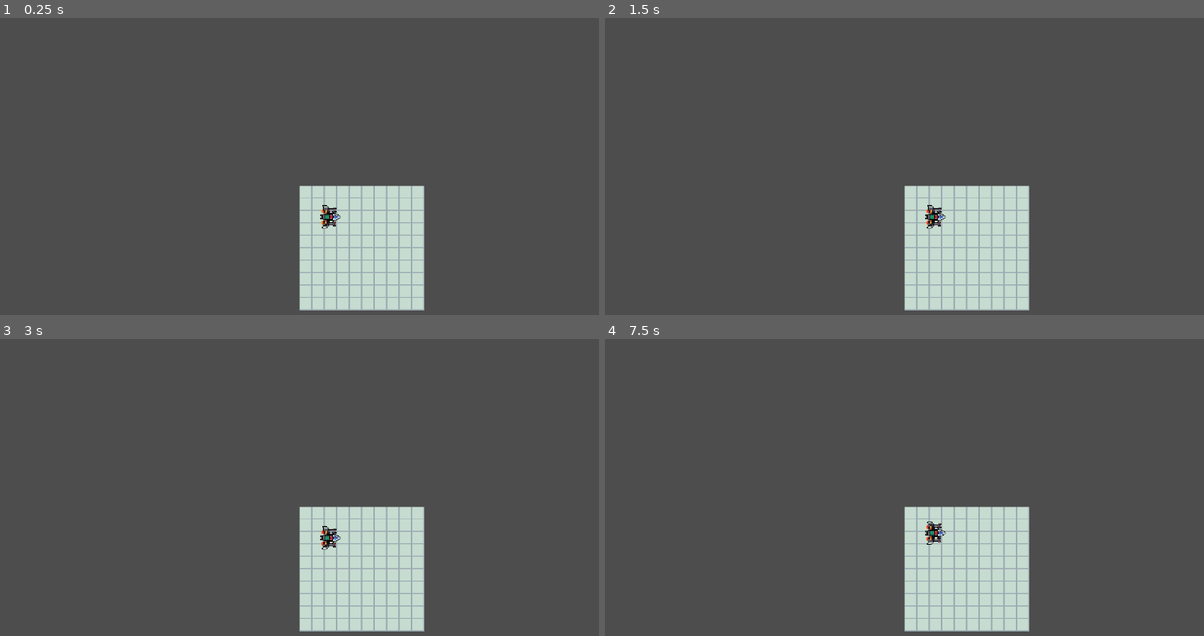
Above: before the commit, frames 1-4 (two rows, left to right).
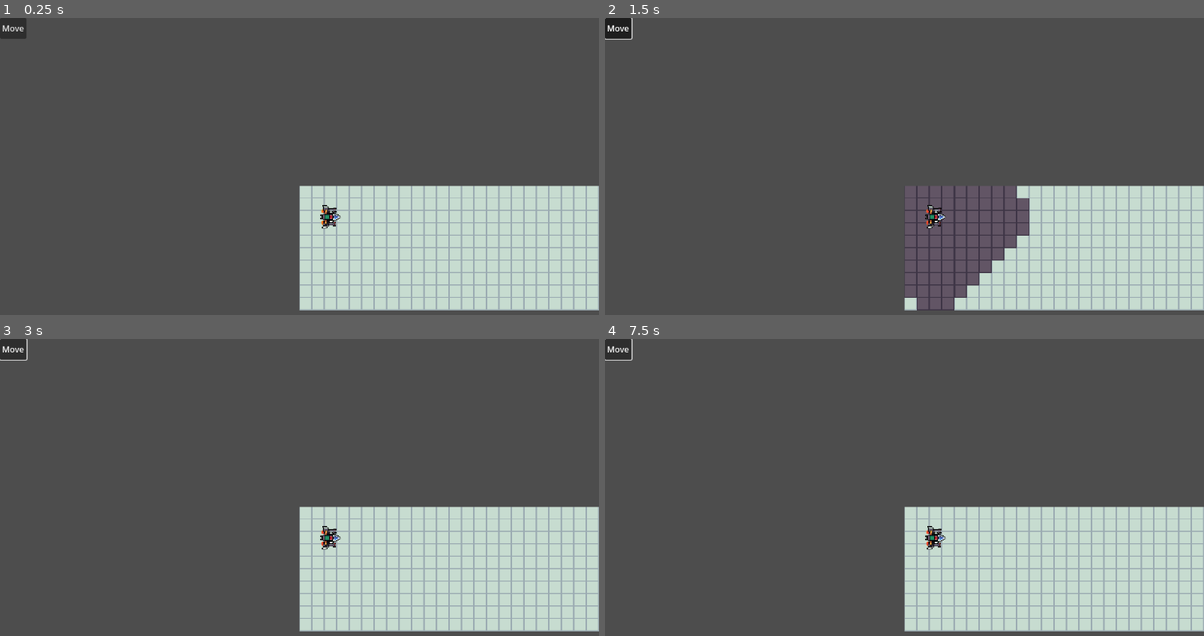
Above: after the commit, the same moments.

Repository: LucasLillo03/Starfighter-Godot
Game: Godot game, scene res://Scenes/GameEngine.tscn
The game is run twice, just before and just after one commit, with the same random seed, the same clock (stepped at 60 frames per second) and the same inputs. Before the commit the project starts from res://Scenes/GameBoard.tscn.
Inputs (mouse positions are in pixels of both pictures, inside the frame that each line leads up to):
- Up to frame 1 (0.25 s): no input
- Up to frame 2 (1.5 s): click (616, 26) at 0.5 s, where only the run after the commit has a clickable "Move"; click (616, 26) at 1.25 s, where only the run after the commit has a clickable "Move"
- Up to frame 3 (3 s): click (11, 347) at 2 s, where only the run after the commit has a clickable "Move"; tap Enter at 2.75 s; move the mouse to (431, 490) at 2.77 s; click (431, 490) at 2.92 s
- Up to frame 4 (7.5 s): tap Space at 3.5, 5, 6.5 s; move the mouse to (784, 523) at 3.52 s; click (784, 523) at 3.67 s; tap Enter at 4.25, 5.75 s; move the mouse to (964, 434) at 4.27 s; click (964, 434) at 4.42 s; move the mouse to (874, 573) at 5.02 s; click (874, 573) at 5.17 s; move the mouse to (1084, 558) at 5.77 s; click (1084, 558) at 5.92 s; move the mouse to (724, 457) at 6.52 s; click (724, 457) at 6.67 s; move the mouse to (934, 508) at 7.27 s; click (934, 508) at 7.42 s

The runs differ from the first frame. In frame 1, 13% of the frame differs, in the area x 0-100%, y 0-99%; in frame 2, 19%; in frame 3, 13%; in frame 4, 13%.

Commit message:
move system upgrade with a button tostart the movement

Diff:
--- a/Scenes/GameBoard.tscn
+++ b/Scenes/GameEngine.tscn
@@ -1,11 +1,11 @@
-[gd_scene load_steps=7 format=3 uid="uid://c3wba2k85wxmk"]
+[gd_scene load_steps=7 format=3 uid="uid://c0k75fsb8ypwc"]
 
-[ext_resource type="Script" uid="uid://bdgq32aphvk5u" path="res://Scripts/Model/Board/GameBoard.gd" id="1_7oe7p"]
-[ext_resource type="PackedScene" uid="uid://c07vjnnedm1ax" path="res://Scenes/Starfighter.tscn" id="2_qkiwi"]
-[ext_resource type="Texture2D" uid="uid://cll6cfseudcuh" path="res://Assets/Topdown Classic Boardgame/Image/Board.png" id="3_fkmb8"]
+[ext_resource type="Script" uid="uid://bdgq32aphvk5u" path="res://Scripts/Model/Board/GameBoard.gd" id="1_ymtlk"]
+[ext_resource type="Texture2D" uid="uid://cll6cfseudcuh" path="res://Assets/Topdown Classic Boardgame/Image/Board.png" id="2_i3ege"]
+[ext_resource type="PackedScene" uid="uid://c07vjnnedm1ax" path="res://Scenes/Starfighter.tscn" id="3_4yemd"]
 
 [sub_resource type="TileSetAtlasSource" id="TileSetAtlasSource_y2qi3"]
-texture = ExtResource("3_fkmb8")
+texture = ExtResource("2_i3ege")
 0:0/0 = 0
 1:0/0 = 0
 2:0/0 = 0
@@ -152,20 +152,36 @@
 11:11/0 = 0
 
 [sub_resource type="TileSetScenesCollectionSource" id="TileSetScenesCollectionSource_fkmb8"]
-scenes/1/scene = ExtResource("2_qkiwi")
+scenes/1/scene = ExtResource("3_4yemd")
 
 [sub_resource type="TileSet" id="TileSet_qkiwi"]
 sources/1 = SubResource("TileSetAtlasSource_y2qi3")
 sources/2 = SubResource("TileSetScenesCollectionSource_fkmb8")
 
-[node name="GameBoard" type="Node2D"]
-script = ExtResource("1_7oe7p")
+[node name="GameEngine" type="Node2D"]
+script = ExtResource("1_ymtlk")
 
-[node name="TileMapLayer" type="TileMapLayer" parent="."]
+[node name="GameBoard" type="TileMapLayer" parent="."]
 tile_set = SubResource("TileSet_qkiwi")
 
-[node name="Starfighter" parent="." instance=ExtResource("2_qkiwi")]
-position = Vector2(13, 15)
+[node name="Starfighter" parent="." instance=ExtResource("3_4yemd")]
+position = Vector2(0, 3)
 
 [node name="Camera2D" type="Camera2D" parent="."]
 zoom = Vector2(1.5, 1.5)
+
+[node name="CanvasLayer" type="CanvasLayer" parent="."]
+
+[node name="Control" type="Control" parent="CanvasLayer"]
+layout_mode = 3
+anchors_preset = 0
+offset_right = 40.0
+offset_bottom = 40.0
+
+[node name="MoveButton" type="Button" parent="CanvasLayer/Control"]
+offset_right = 51.0
+offset_bottom = 40.0
+toggle_mode = true
+text = "Move"
+
+[connection signal="toggled" from="CanvasLayer/Control/MoveButton" to="." method="_on_move_button_toggled"]
--- a/Scenes/Starfighter.tscn
+++ b/Scenes/Starfighter.tscn
@@ -201,16 +201,17 @@
 
 [node name="EngineEffect" type="AnimatedSprite2D" parent="EngineSprite"]
 sprite_frames = SubResource("SpriteFrames_to28c")
-animation = &"poweringBase"
+animation = &"idleBase"
+frame_progress = 0.967745
 
 [node name="WeaponSprite" type="AnimatedSprite2D" parent="."]
 position = Vector2(0, 2)
 sprite_frames = SubResource("SpriteFrames_pqr5b")
 animation = &"idleAutoCannon"
-frame_progress = 0.832595
+frame_progress = 0.512125
 
 [node name="ArmourSprite" type="AnimatedSprite2D" parent="."]
 visible = false
 sprite_frames = SubResource("SpriteFrames_kg6u0")
 animation = &"Default"
-frame_progress = 0.479675
+frame_progress = 0.767823
--- a/Scripts/Model/Board/GameBoard.gd
+++ b/Scripts/Model/Board/GameBoard.gd
@@ -1,38 +1,54 @@
 extends Node2D
 class_name GameBoard
 
-@export var xSize : int = 10
+@export var xSize : int = 30
 @export var ySize : int  = 10
 
 @onready var starfighter = $Starfighter
-@onready var tileMap = $TileMapLayer
+@onready var gameBoard = $GameBoard
+@onready var moveButton = $CanvasLayer/Control/MoveButton
 
 const tileSize = 16
 var boardCells : Array
 var highlighters: Array[Node] = []
+var onMove := false
+signal moveClick
 
 
 func _ready():
 	spawnStarfighter(Vector2i(2, 2))
+	clearBoard()
+
+func _process(delta: float) -> void:
+	if moveClick:
+		if (onMove):
+			clearBoard()
+			updateRechable()
+		else:
+			clearBoard()
+
+func clearBoard():
 	for x in range(xSize):
 		for y in range(ySize):
 			var currentCell = Vector2i(x,y)
 			boardCells.append(currentCell)
-			tileMap.set_cell(currentCell,1,Vector2i(2,2))
-	highlightTiles(boardCells)
+			gameBoard.set_cell(currentCell,1,Vector2i(2,2))
 
-
+func updateRechable():
+	highlightTiles(getReachablePositions(starfighter.coord, starfighter.attributes["move"]))
 
 func spawnStarfighter(coord: Vector2i):
 	starfighter.setup(coord)
-	starfighter.global_position = tileMap.map_to_local(coord)
+	starfighter.global_position = gameBoard.map_to_local(coord)
 
 
 func _input(event):
-	if event is InputEventMouseButton and event.pressed:
+	if event is InputEventMouseButton and event.pressed and onMove:
 		var mousePos = get_global_mouse_position()
-		var gridPos = tileMap.local_to_map(mousePos)
+		var gridPos = gameBoard.local_to_map(mousePos)
 		tryMoveStarfighter(gridPos)
+		moveButton.button_pressed = false
+
 
 
 func tryMoveStarfighter(dest: Vector2i):
@@ -47,15 +63,12 @@
 
 func getReachablePositions(center: Vector2i, maxRange: int) -> Array:
 	var result := []
-	print(center)
-	for x in range(maxRange):
-		for y in range(maxRange):
-			print("for: (", x,", ", y, ")")
+	for x in range(center.x - maxRange, center.x + maxRange):
+		for y in range(center.y - maxRange, center.y + maxRange):
 			var d = abs(center.x - x) + abs(center.y - y)
 			var currentCoord = Vector2i(x,y)
 			if d <= maxRange && isOnBounds(currentCoord):
 				result.append(currentCoord)
-				print("append " , result)
 	return result
 
 #return true if the coord is on bounds
@@ -64,27 +77,28 @@
 
 
 func moveStarfighter(dest: Vector2i):
-	clearHighlights()
+	var start = starfighter.global_position
+	var end = gameBoard.map_to_local(dest)
 
-	var start = starfighter.global_position
-	var end = tileMap.map_to_local(dest)
-	end.y = end.y + tileSize/2
-
-	var tween = get_tree().create_tween()
-	tween.tween_property(starfighter, "global_position", end, 0.25).set_ease(Tween.EASE_IN_OUT)
+	starfighter.move(end)
 
 	starfighter.coord = dest
+
+	clearBoard()
+	clearHighlights()
 
 func highlightTiles(tiles: Array):
 	clearHighlights()
 	for t in tiles:
-		var h := ColorRect.new()
-		h.set_color(Color(0.5, 1.0, 1.0, 0.5))
-		#h.global_position = gridToWorld(t) - Vector2(tile_size/2, tile_size/2)
-		add_child(h)
-		highlighters.append(h)
+		gameBoard.set_cell(t, 1, Vector2i(3,2))
+		highlighters.append(t)
 
 func clearHighlights():
 	for h in highlighters:
 		h.queue_free()
 	highlighters.clear()
+
+
+func _on_move_button_toggled(toggled_on: bool) -> void:
+	moveClick.emit()
+	onMove = toggled_on
--- a/Scripts/Model/Starfighter.gd
+++ b/Scripts/Model/Starfighter.gd
@@ -30,7 +30,19 @@
 func _ready() -> void:
 	currentHealth = attributes.get("totalHealth")
 	currentEnergy = attributes.get("totalEnergy")
+	engineEffectSprite.play(engine.idleAnimation)
 
 func _physics_process(delta: float) -> void:
 	weaponSprite.play(weapon.idleAnimation)
+
+func move(destiny : Vector2):
+	var start = global_position
+	var endY = Vector2(start.x, destiny.y)
+	#end.y = end.y + tileSize/2
+
+	var tween = get_tree().create_tween()
+	engineEffectSprite.play(engine.poweringAnimation)
+	if (start.y != destiny.y): tween.tween_property(self, "global_position", endY, 0.25).set_ease(Tween.EASE_IN_OUT)
+	tween.tween_property(self, "global_position", destiny, 0.25).set_ease(Tween.EASE_IN_OUT)
+	await tween.finished
 	engineEffectSprite.play(engine.idleAnimation)
--- a/project.godot
+++ b/project.godot
@@ -11,7 +11,7 @@
 [application]
 
 config/name="Starfighter"
-run/main_scene="uid://c3wba2k85wxmk"
+run/main_scene="uid://c0k75fsb8ypwc"
 config/features=PackedStringArray("4.4", "Forward Plus")
 config/icon="res://icon.svg"
 
